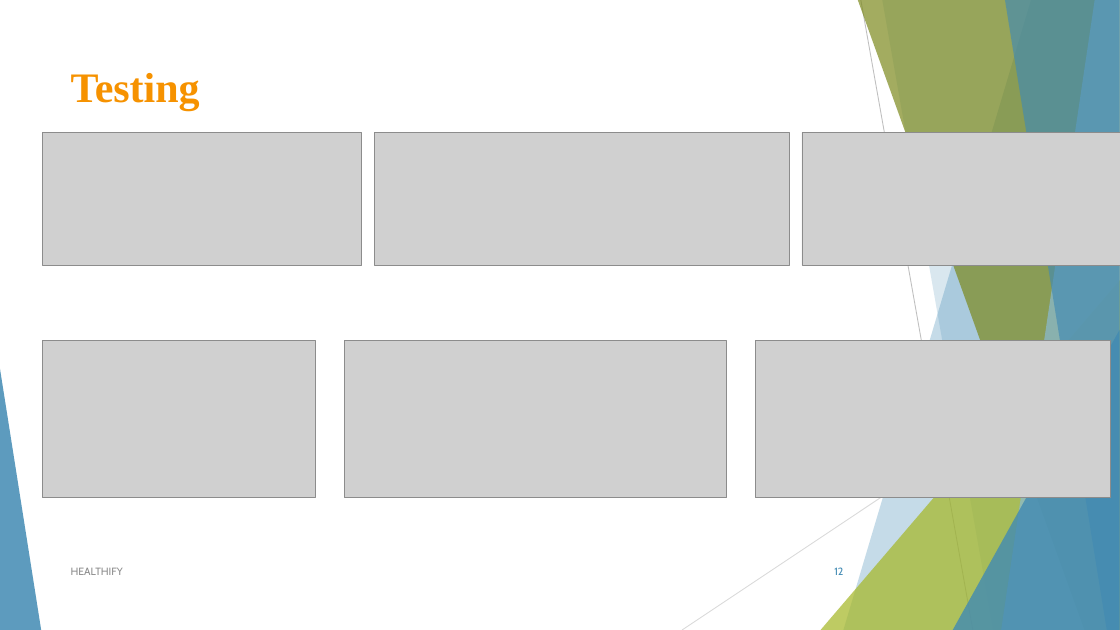
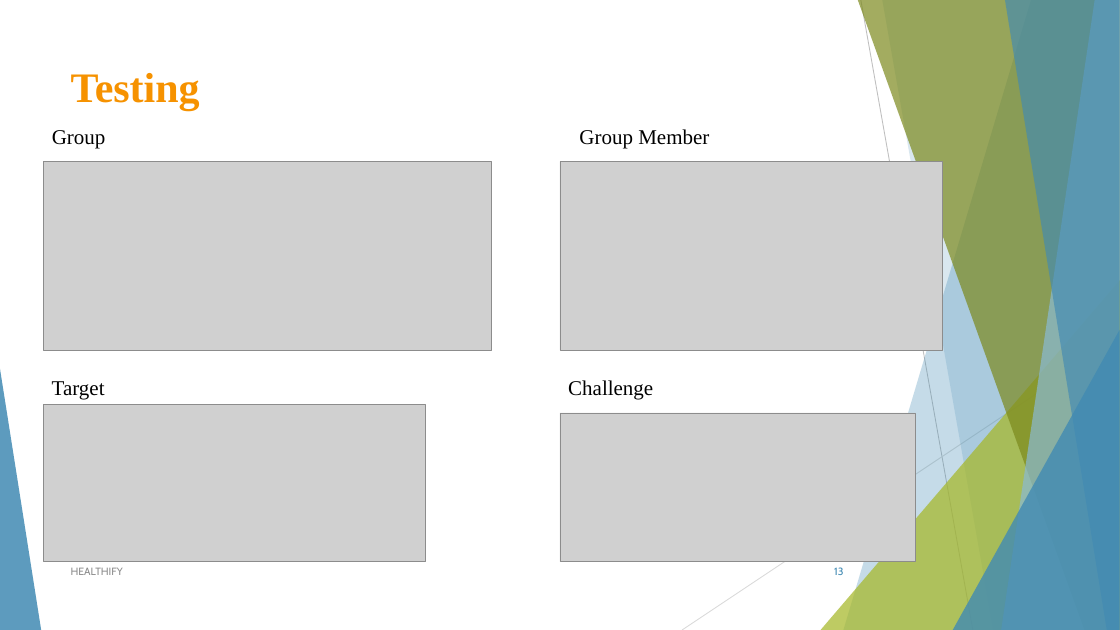
Before and after one commit to sowmyathogiti/Healthify, a slide deck: slide 13 of Healthify .pptx (slide 12 before the commit). Drawn at 1120x630 pixels with LibreOffice and Linux fonts; fonts in the diff are those of the drawing; grey boxes stand for pictures. Boxes give left, top, right and bottom in pixels: in the first picture for what was removed or moved away, otherwise in the second. Text is boxed around its words. In the diff, an @@ line names an element or a change of style, - is before the commit and + after.

Commit message:
Updated PPT

```diff
--- a/Healthify .pptx
+++ b/Healthify .pptx
@@ picture removed at bbox=[43, 133, 362, 266] @@
@@ text added at bbox=[52, 130, 106, 148], 18 pt, text #000000 @@
+Group
@@ picture removed at bbox=[375, 133, 790, 266] @@
@@ text added at bbox=[579, 129, 709, 148], 18 pt, text #000000 @@
+Group Member
@@ picture removed at bbox=[802, 133, 1120, 266] @@
@@ picture added at bbox=[44, 161, 492, 350] @@
@@ picture added at bbox=[560, 161, 943, 350] @@
@@ picture removed at bbox=[43, 341, 316, 498] @@
@@ text added at bbox=[52, 381, 105, 400], 18 pt, text #000000 @@
+Target
@@ text added at bbox=[568, 380, 653, 400], 18 pt, text #000000 @@
+Challenge
@@ picture: place and size @@
-picture at bbox=[344, 341, 727, 498]
+picture at bbox=[44, 405, 426, 562]
@@ picture: place and size @@
-picture at bbox=[755, 341, 1111, 498]
+picture at bbox=[560, 413, 916, 562]
@@ page number at bbox=[834, 567, 843, 575]: text changed @@
-12
+13
```
Also in this commit, not shown: 1 other slide changed, 1 slide added.
